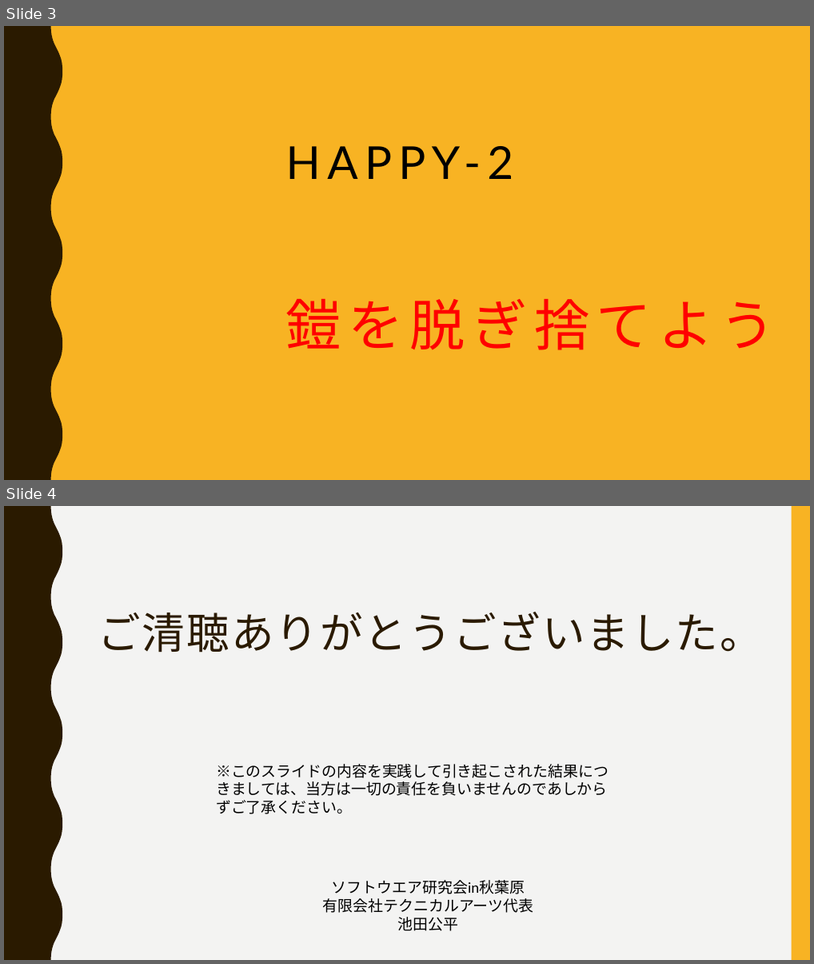
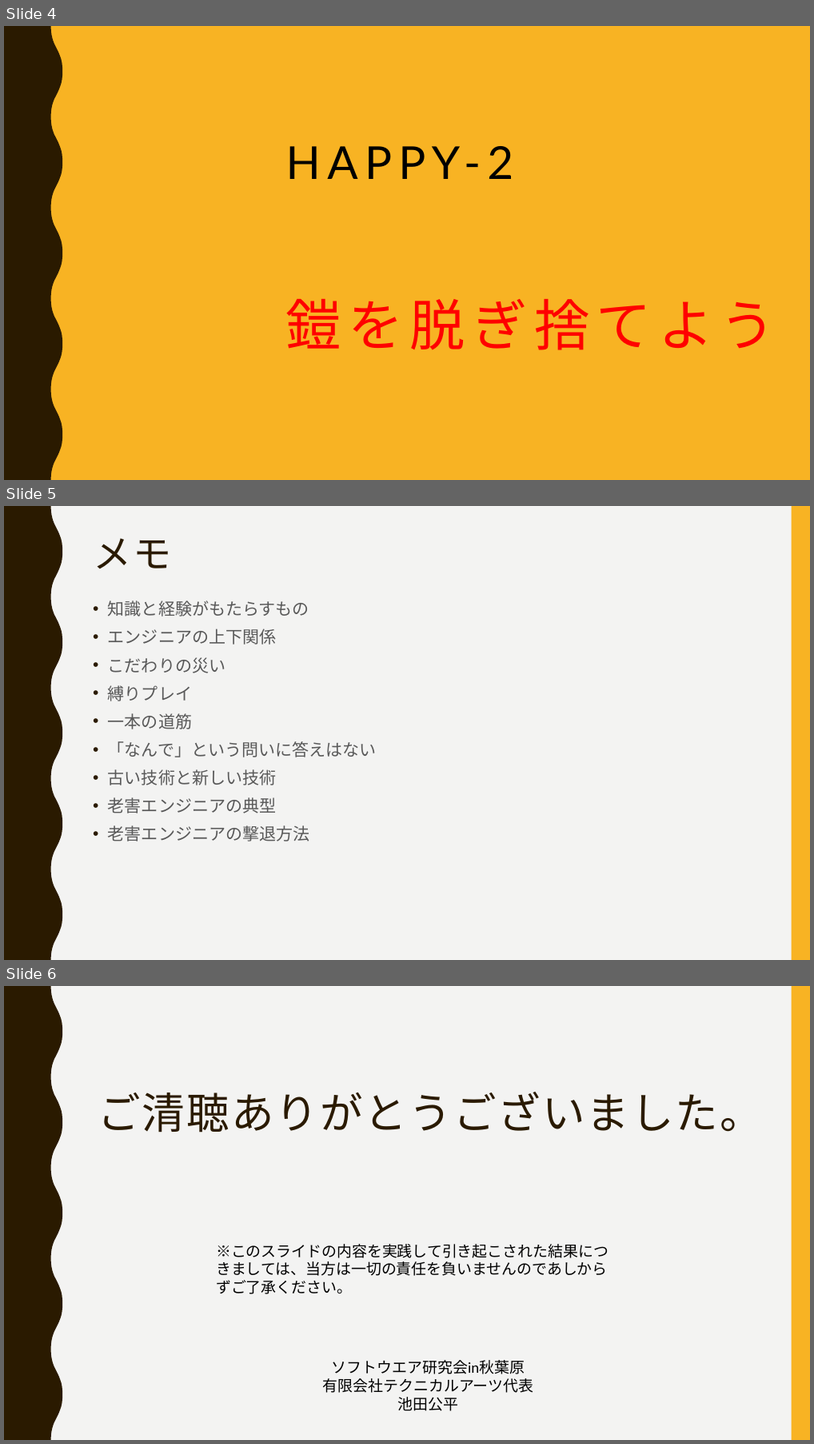
Before and after one commit to ssa-study/documents, a slide deck: HappyEngineer_part2.pptx. Shown one above the other, each under a label of ours: slides 3 and 4 before the commit, slides 4, 5 and 6 after it. The pictures are 814x964 and 814x1444 pixels, drawn with LibreOffice and Linux fonts; fonts in the diff are those of the drawing. Boxes give left, top, right and bottom in pixels: in the first picture for what was removed or moved away, otherwise in the second. Text is boxed around its words. In the diff, an @@ line names an element or a change of style, - is before the commit and + after.

```diff
--- a/HappyEngineer_part2.pptx
+++ b/HappyEngineer_part2.pptx
@@ slide 5 added at <box>4,506,810,960</box>, background #F3F3F2; not listed: 2 template elements that a slide beside it also shows @@
@@ title added at <box>93,538,171,569</box>, 45.9 pt, text #2A1A00 @@
+メモ
@@ text added at <box>108,600,376,841</box>, 20 pt, text #595959 @@
+• 知識と経験がもたらすもの
+• エンジニアの上下関係
+• こだわりの災い
+• 縛りプレイ
+• 一本の道筋
+• 「なんで」という問いに答えはない
+• 古い技術と新しい技術
+• 老害エンジニアの典型
+• 老害エンジニアの撃退方法
@@ what was slide 3 is now slide 4 @@
@@ what was slide 4 is now slide 6 @@
```
Also in this commit, not shown: 1 slide changed, 1 other slide added.
